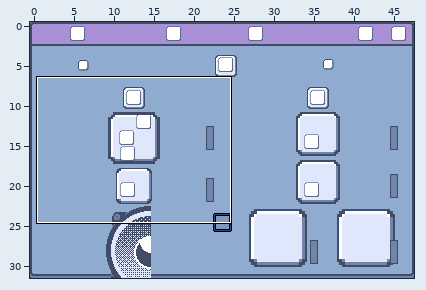
An edit to a level. LDtk project, tiny-cli/src/main/resources/sfx/tiny-music-editor.ldtk. The first picture is a wide view before the edit; the outline marks the close-up.
Close-up. Old version:
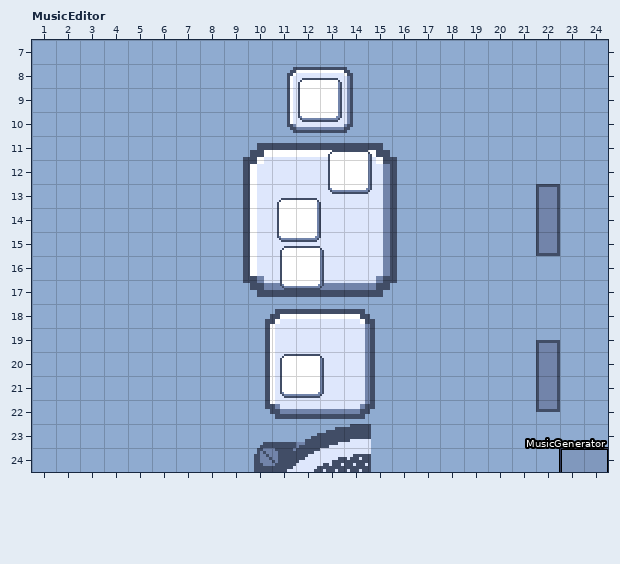
Cells are 8x8 px. Shown: MusicEditor x 1..24, y 7..24. The commit also changed other parts of the map, which this record leaves out.
New version:
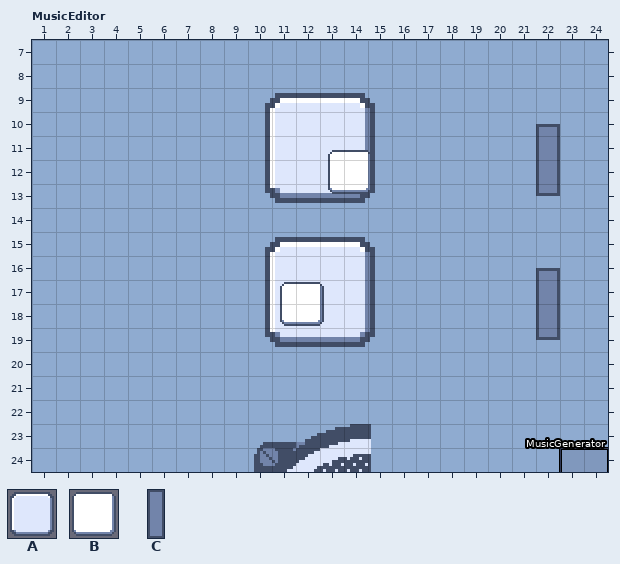
Key: from "Sprite_sheet": A 0, B 3, C 96.
Objects are placed by their top-left corner, in cells (3,4 is the top-left corner of cell 3,4); size is 1x1 cell unless given.
Commit: Code cleanup by removing some code about music generation
Edits made:
Layer "Panels":
changed: A "Panel" at 2,11 size 22x7 -> A "Panel" at 2,9 size 22x5
changed: A "Panel" at 2,18 size 22x5 -> A "Panel" at 2,15 size 22x5
removed: A "Panel" at 2,8 size 22x3
Layer "Widgets":
changed: B "Dropdown" at 2.8,20 size 19x2 -> B "Dropdown" at 2.8,17 size 19x2
changed: C "Fader" at 22,18.5 size 1x4 -> C "Fader" at 22,15.5 size 1x4
changed: C "Fader" at 22,12 size 1x4 -> C "Fader" at 22,9.5 size 1x4
removed: B "Dropdown" at 3,8.5 size 20x2
removed: B "Dropdown" at 2.6,13.5 size 19x2
removed: B "Dropdown" at 2.8,15.5 size 19x2
Where, in picture pixels (left, top, right, bottom), the same in both close-ups:
changed: (243, 67, 560, 419)
